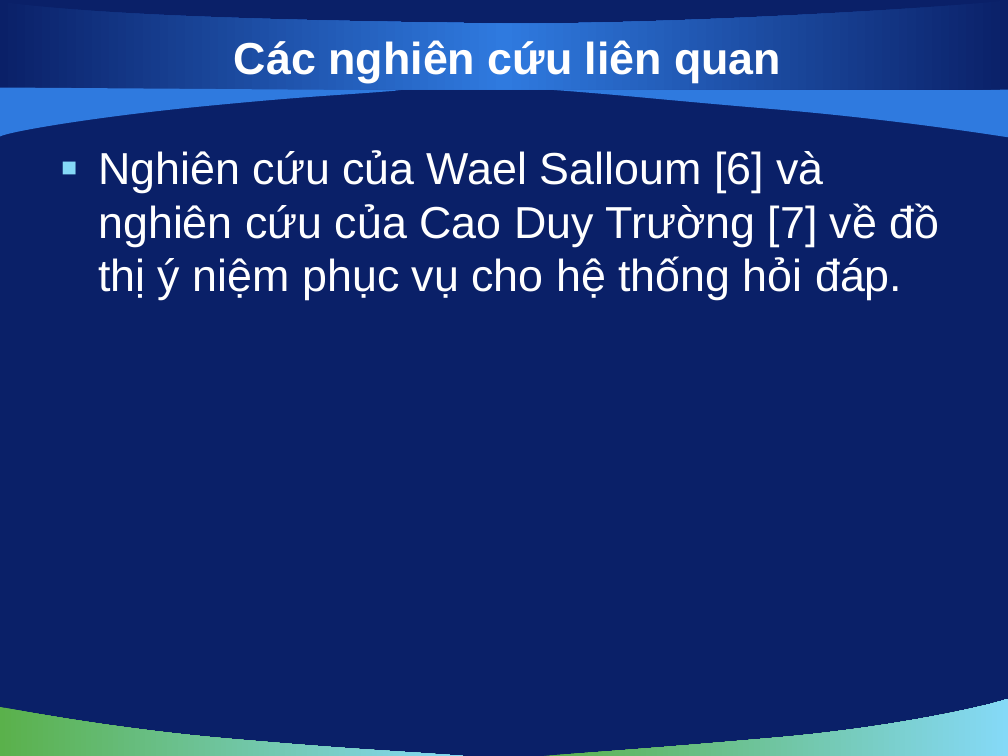
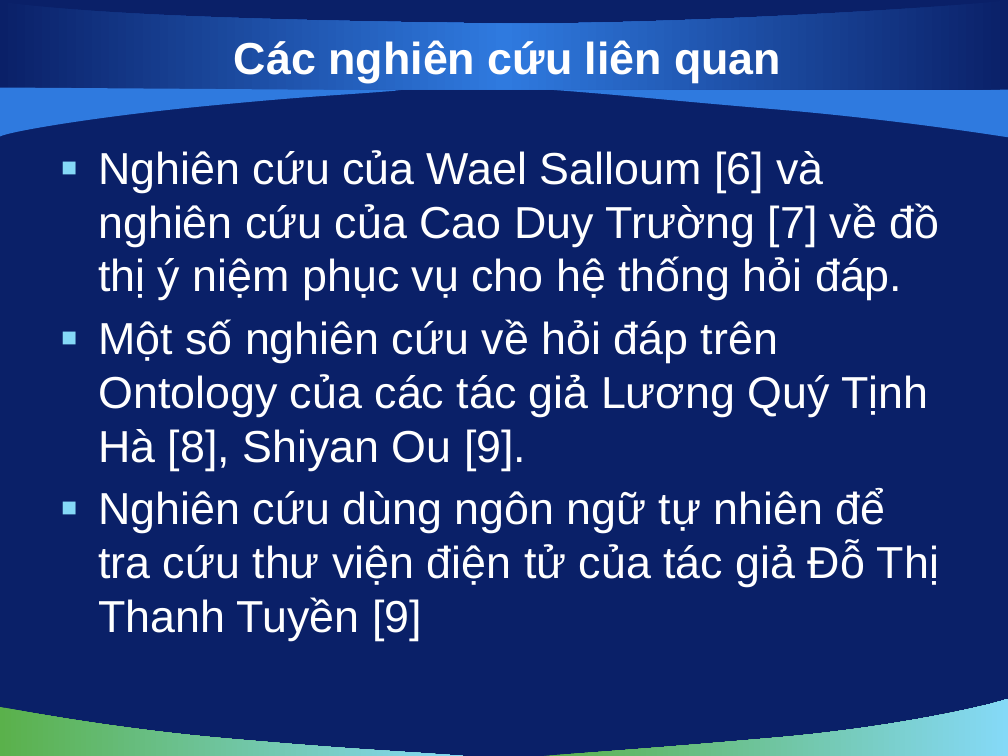
Before and after one commit to hungntit/filnalproject, a slide deck: slide 8 of De Cuong/bao cao 03-12-2010.pptx (slide 7 before the commit). Drawn at 1008x756 pixels with LibreOffice and Linux fonts; fonts in the diff are those of the drawing; background and template pictures are left out. Boxes give left, top, right and bottom in pixels: in the first picture for what was removed or moved away, otherwise in the second. Text is boxed around its words. In the diff, an @@ line names an element or a change of style, - is before the commit and + after.

```diff
--- a/De Cuong/bao cao 03-12-2010.pptx
+++ b/De Cuong/bao cao 03-12-2010.pptx
@@ text at box(98, 319, 939, 641): paragraphs added @@
+▪ Một số nghiên cứu về hỏi đáp trên Ontology của các tác giả Lương Quý Tịnh Hà [8], Shiyan Ou [9].
+▪ Nghiên cứu dùng ngôn ngữ tự nhiên để tra cứu thư viện điện tử của tác giả Đỗ Thị Thanh Tuyền [9]
```
Also in this commit, not shown: 5 other slides changed, 5 slides added, 2 slides removed.
